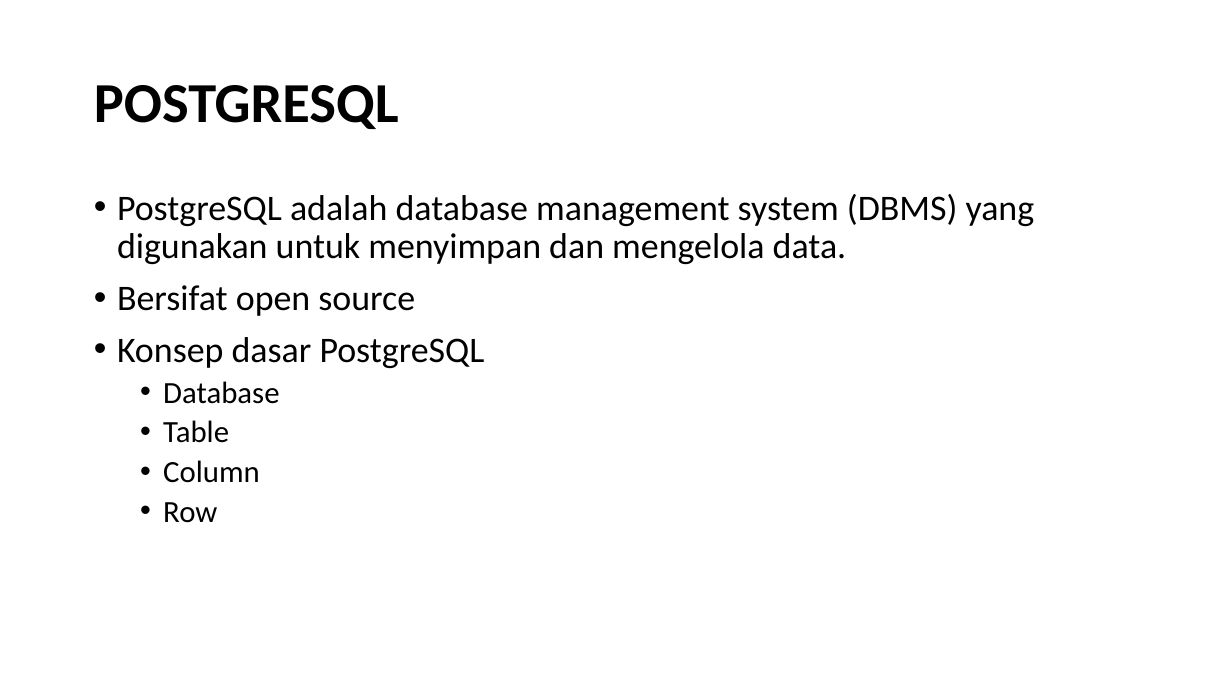
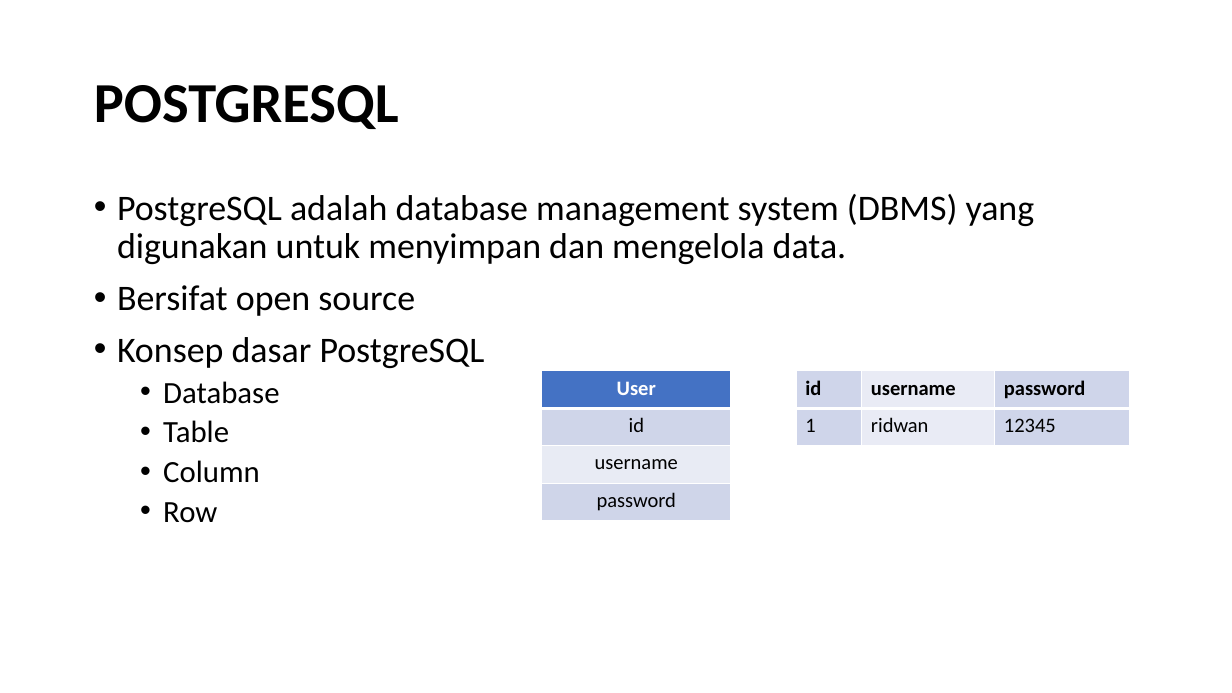
Before and after one commit to ridwanbahtiar15/basic-cs-js-fwg16, a slide deck: slide 3 of tugas/postgresql/coffee-shop.pptx. Drawn at 1232x693 pixels with LibreOffice and Linux fonts; fonts in the diff are those of the drawing. Boxes give left, top, right and bottom in pixels: in the first picture for what was removed or moved away, otherwise in the second. Text is boxed around its words. In the diff, an @@ line names an element or a change of style, - is before the commit and + after.

```diff
--- a/tugas/postgresql/coffee-shop.pptx
+++ b/tugas/postgresql/coffee-shop.pptx
@@ table added at (542, 371, 731, 520), 4 rows, 1 columns @@
+User
+id
+username
+password
@@ table added at (797, 371, 1130, 445), 2 rows, 3 columns @@
+id | username | password
+1 | ridwan | 12345
```
Also in this commit, not shown: 1 other slide changed, 1 other file.
